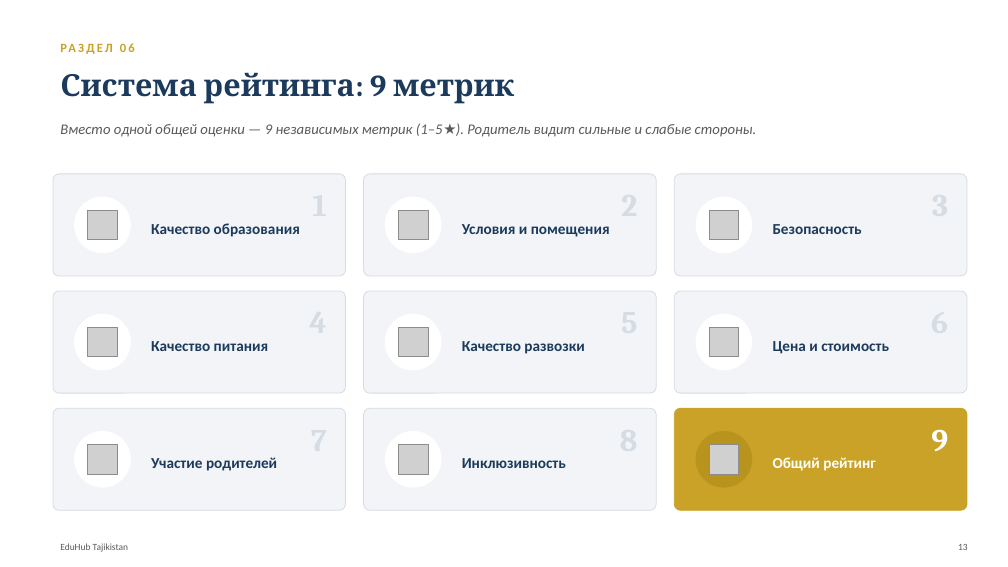
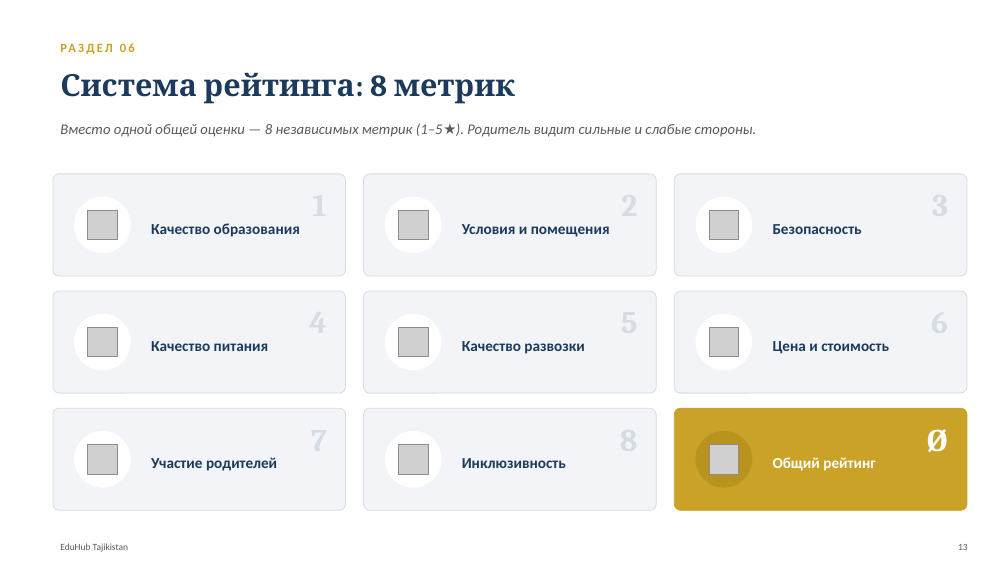
Before and after one commit to TajikEducation/eduhub, a slide deck: slide 13 of docs/EduHub_Presentation_Full_Pro.pptx. Drawn at 1008x567 pixels with LibreOffice and Linux fonts; fonts in the diff are those of the drawing; grey boxes stand for pictures. Boxes give left, top, right and bottom in pixels: in the first picture for what was removed or moved away, otherwise in the second. Text is boxed around its words. In the diff, an @@ line names an element or a change of style, - is before the commit and + after.

```diff
--- a/docs/EduHub_Presentation_Full_Pro.pptx
+++ b/docs/EduHub_Presentation_Full_Pro.pptx
@@ text at (x1=60, y1=72, x2=515, y2=103): text changed @@
-Система рейтинга: 9 метрик
+Система рейтинга: 8 метрик
@@ text at (x1=60, y1=123, x2=757, y2=137): text changed @@
-Вместо одной общей оценки — 9 независимых метрик (1–5★). Родитель видит сильные и слабые стороны.
+Вместо одной общей оценки — 8 независимых метрик (1–5★). Родитель видит сильные и слабые стороны.
@@ text at (x1=926, y1=429, x2=948, y2=452): text changed @@
-9
+Ø
```
Also in this commit, not shown: 7 other slides changed, 2 other files.
